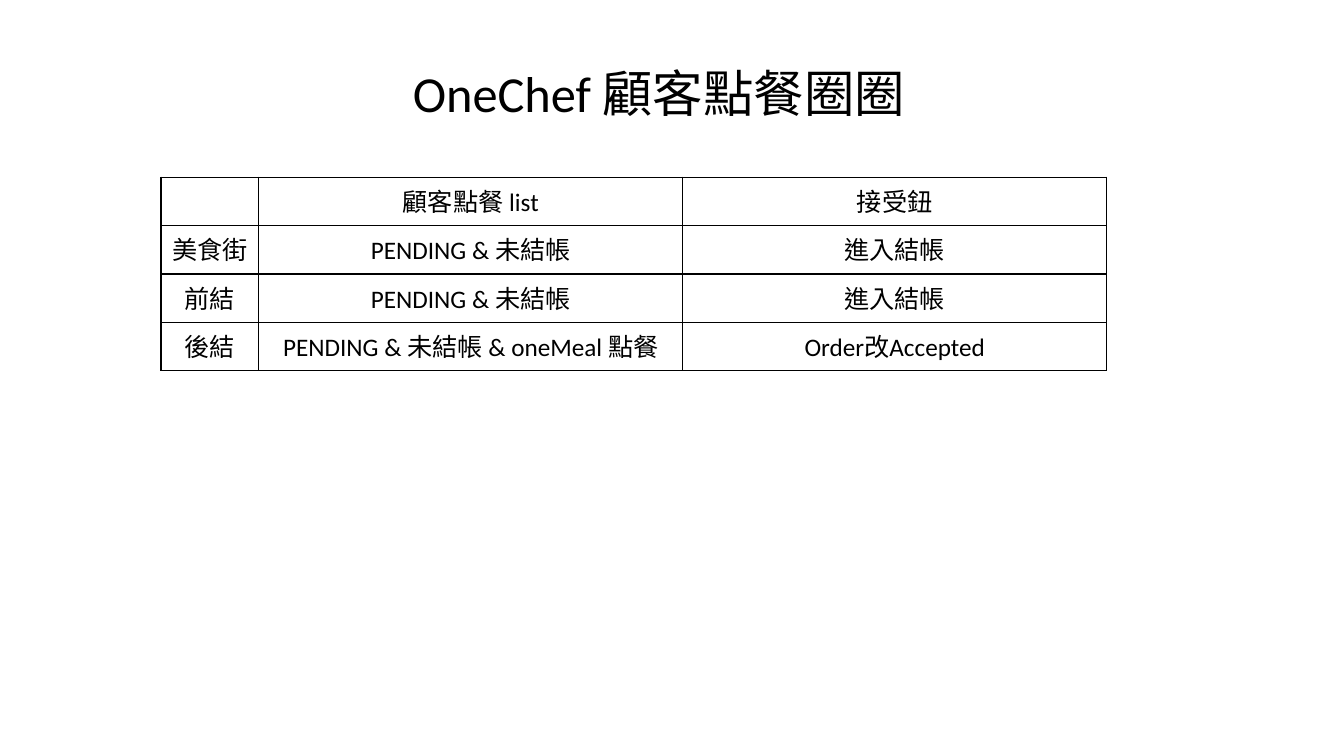
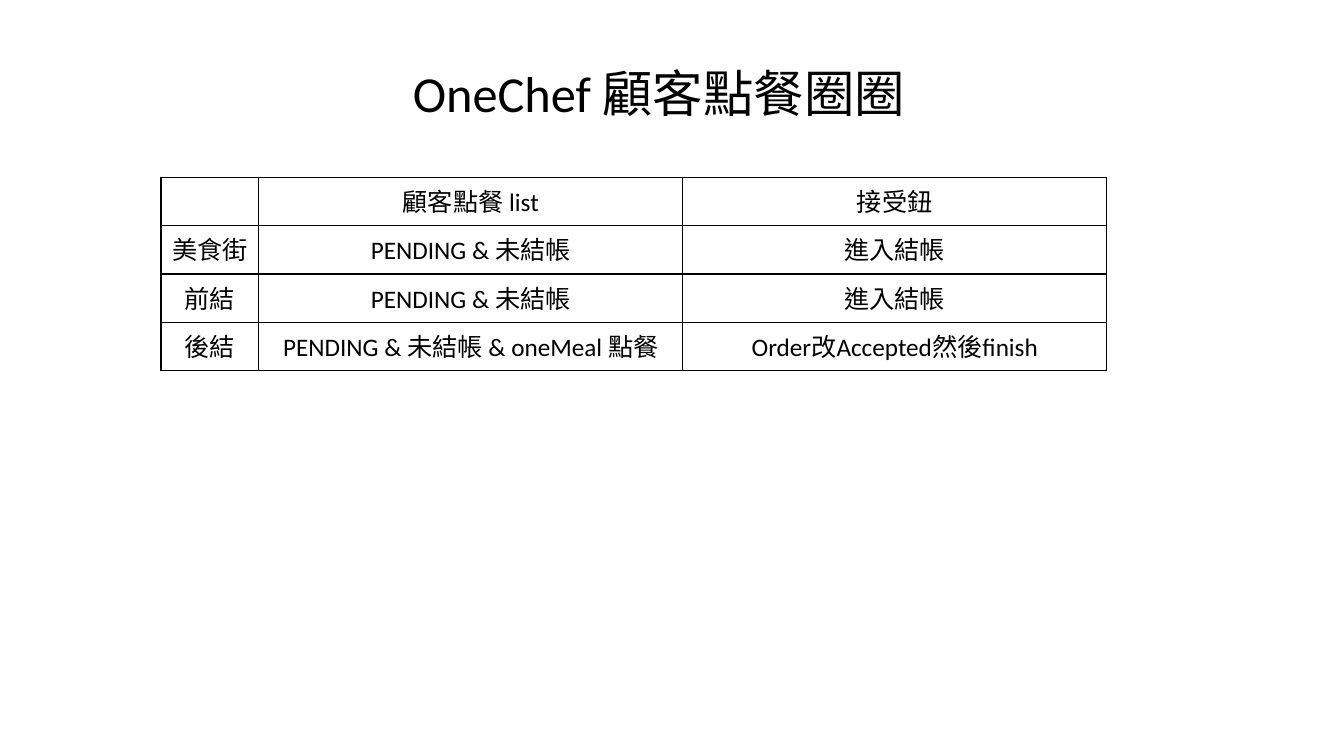
Before and after one commit to Alexandro-0/Alexandro-Doc, a slide deck: slide 3 of OneChef/RIS狀態表.pptx. Drawn at 1344x756 pixels with LibreOffice and Linux fonts; fonts in the diff are those of the drawing. Boxes give left, top, right and bottom in pixels: in the first picture for what was removed or moved away, otherwise in the second. Text is boxed around its words. In the diff, an @@ line names an element or a change of style, - is before the commit and + after.

```diff
--- a/OneChef/RIS狀態表.pptx
+++ b/OneChef/RIS狀態表.pptx
@@ table at [161,177,1108,371] @@
-row 4, column 3: Order改Accepted
+row 4, column 3: Order改Accepted然後finish
```
Also in this commit, not shown: 1 other slide changed, 1 slide added, 3 other files.
